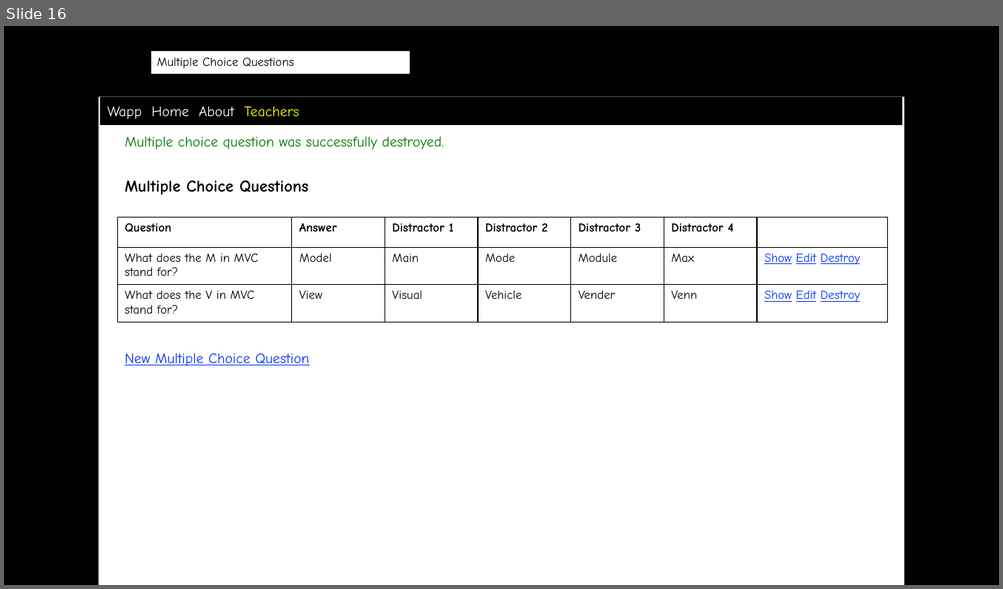
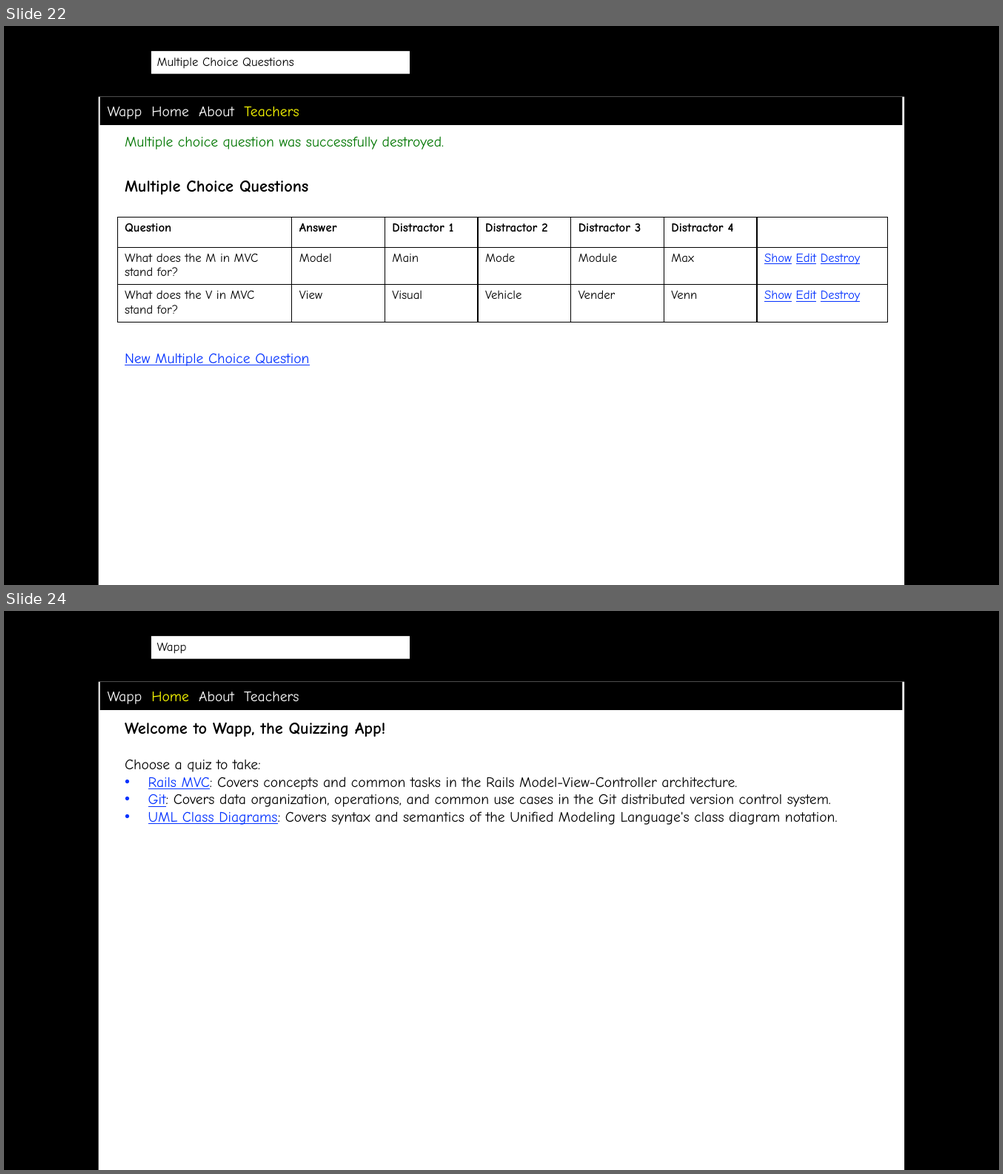
Before and after one commit to scott-fleming/wapp, a slide deck: docs/wireframes.pptx. Shown one above the other, each under a label of ours: slide 16 before the commit, slides 22 and 24 after it; the slides between them are not shown. The pictures are 1003x589 and 1003x1174 pixels, drawn with LibreOffice and Linux fonts; fonts in the diff are those of the drawing; background and template pictures are left out. Boxes give left, top, right and bottom in pixels: in the first picture for what was removed or moved away, otherwise in the second. Text is boxed around its words. In the diff, an @@ line names an element or a change of style, - is before the commit and + after.

Commit message:
Updated model class and wireframes diagrams

```diff
--- a/docs/wireframes.pptx
+++ b/docs/wireframes.pptx
@@ slide 24 added at <box>4,611,999,1170</box>, background picture (left out); not listed: 2 template elements that a slide beside it also shows @@
@@ text added at <box>157,642,187,654</box>, 12 pt, text #000000 @@
+Wapp
@@ text added at <box>186,659,367,681</box>, 12 pt, text #000000 @@
+http://localhost:3000/home
@@ rectangle added at <box>100,682,902,710</box>, fill #000000, 14 pt, text #FFFFFF @@
+Wapp Home About Teachers
@@ text added at <box>125,722,837,825</box>, 14 pt, text #000000 @@
+Welcome to Wapp, the Quizzing App!
+Choose a quiz to take:
+• Rails MVC: Covers concepts and common tasks in the Rails Model-View-Controller architecture.
+• Git: Covers data organization, operations, and common use cases in the Git distributed version control system.
+• UML Class Diagrams: Covers syntax and semantics of the Unified Modeling Language's class diagram notation.
@@ what was slide 16 is now slide 22 @@
```
Also in this commit, not shown: 12 other slides added, 8 other files.
